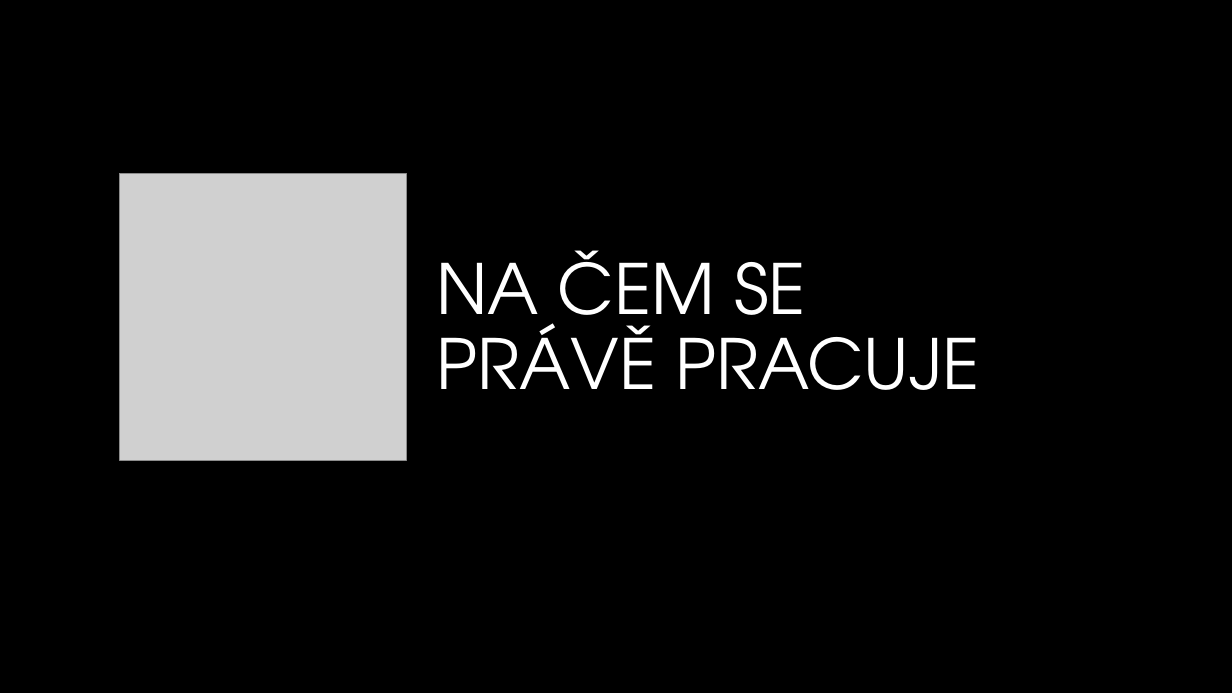
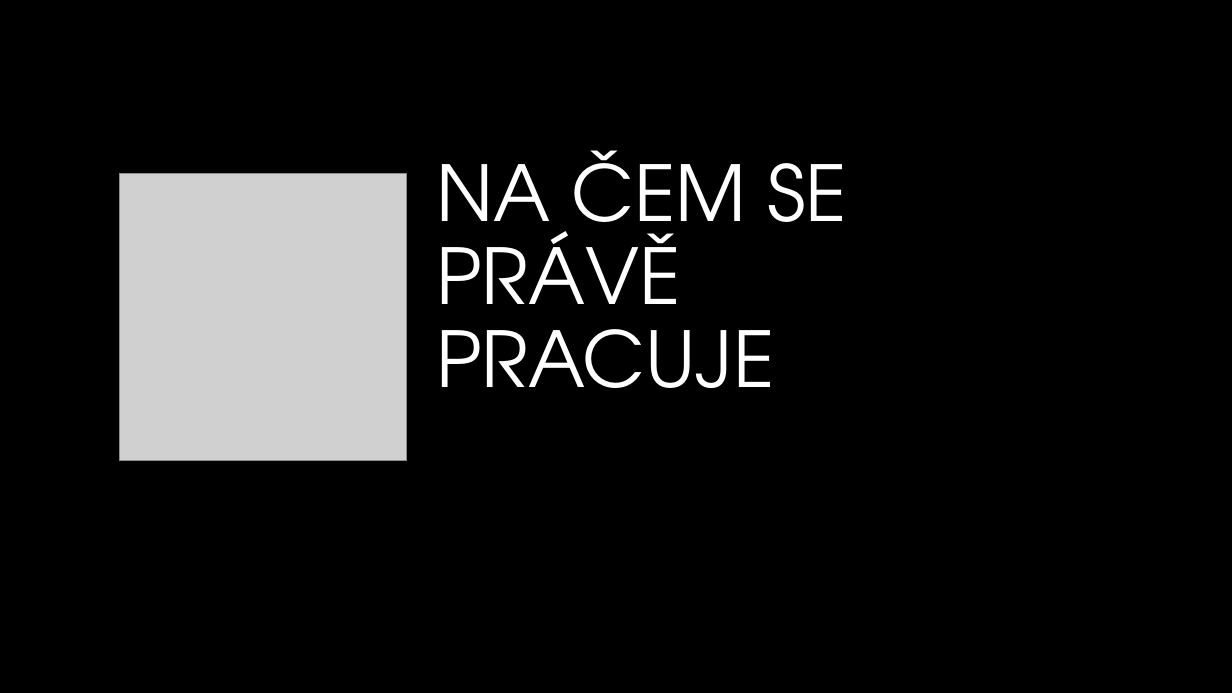
Before and after one commit to Rtizie/RSP_Last_Place_Is_Also_Place, a slide deck: slide 11 of Dokumenty/Svět na dosah (1).pptx. Drawn at 1232x693 pixels with LibreOffice and Linux fonts; fonts in the diff are those of the drawing; grey boxes stand for pictures; background and template pictures are left out. Boxes give left, top, right and bottom in pixels: in the first picture for what was removed or moved away, otherwise in the second. Text is boxed around its words. In the diff, an @@ line names an element or a change of style, - is before the commit and + after.

```diff
--- a/Dokumenty/Svět na dosah (1).pptx
+++ b/Dokumenty/Svět na dosah (1).pptx
@@ title "NA ČEM SE PRÁVĚ PRACUJE" at [436,150,848,388]: size 54 to 60 pt @@
```
Also in this commit, not shown: 8 other slides changed, 1 slide added.
